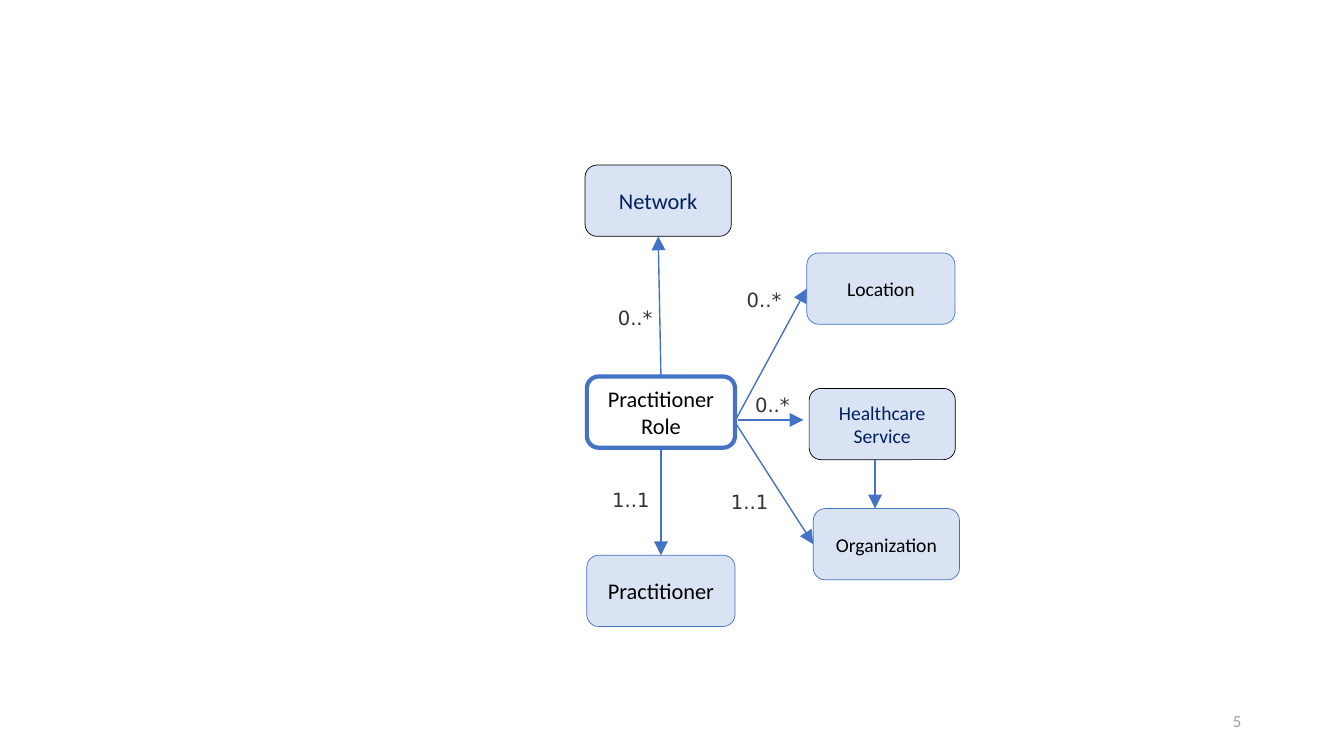
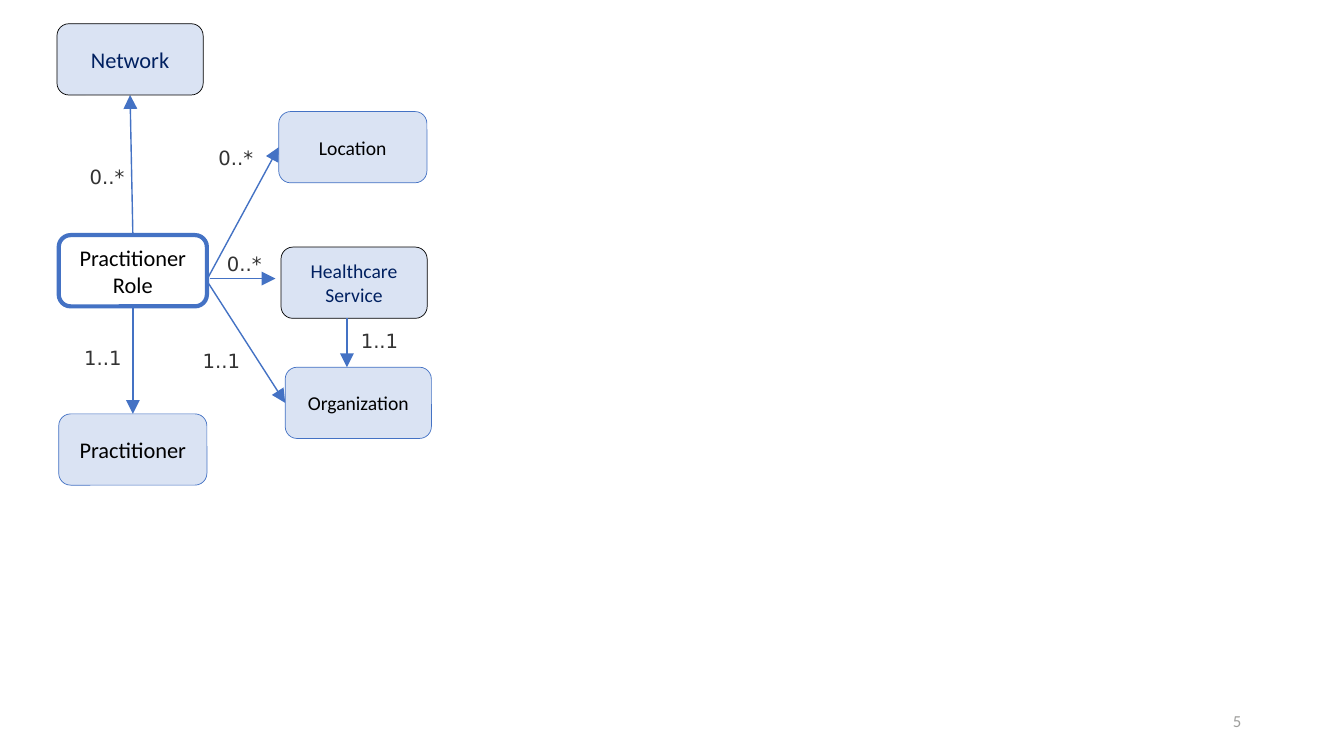
Before and after one commit to HL7/davinci-pdex-plan-net, a slide deck: slide 5 of pages/Figures.pptx. Drawn at 1344x756 pixels with LibreOffice and Linux fonts; fonts in the diff are those of the drawing. Boxes give left, top, right and bottom in pixels: in the first picture for what was removed or moved away, otherwise in the second. Text is boxed around its words. In the diff, an @@ line names an element or a change of style, - is before the commit and + after.

```diff
--- a/pages/Figures.pptx
+++ b/pages/Figures.pptx
@@ 6 rounded rectangles, 6 arrows, 4 texts: place and size @@
-6 rounded rectangles, 6 arrows, 4 texts at (585,165,960,627)
+6 rounded rectangles, 6 arrows, 4 texts at (57,24,432,486)
@@ text "1..1": place and size @@
-text "1..1" at (612,492,649,507)
+text "1..1" at (84,350,121,365)
@@ text added at (361,333,398,348), 14 pt, text #333333 @@
+1..1
```
Also in this commit, not shown: 5 other slides changed, 1 slide removed, 20 other files.
